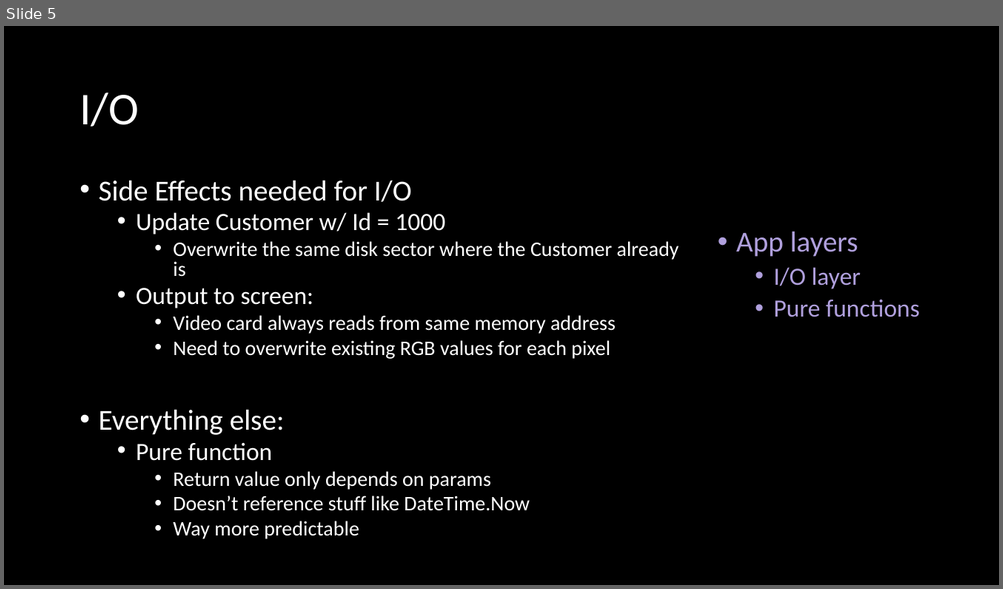
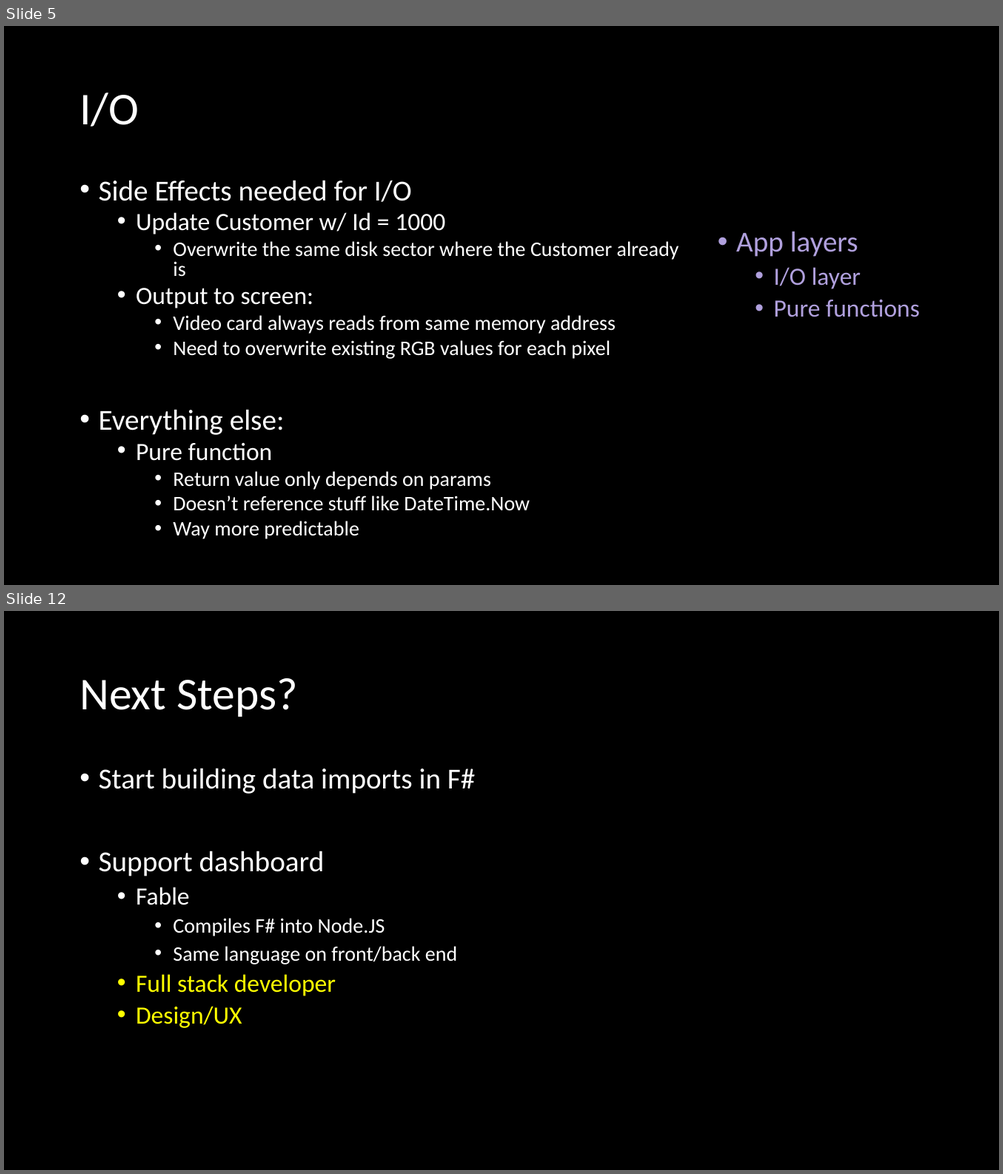
Before and after one commit to jaydpather/FSharpETLDemo, a slide deck: presentations/FSharpETLDemo.pptx. Shown one above the other, each under a label of ours: slide 5 before the commit, slides 5 and 12 after it; the slides between them are not shown. The pictures are 1003x589 and 1003x1174 pixels, drawn with LibreOffice and Linux fonts; fonts in the diff are those of the drawing. Boxes give left, top, right and bottom in pixels: in the first picture for what was removed or moved away, otherwise in the second. Text is boxed around its words. In the diff, an @@ line names an element or a change of style, - is before the commit and + after.

```diff
--- a/presentations/FSharpETLDemo.pptx
+++ b/presentations/FSharpETLDemo.pptx
@@ slide 12 added at box(4, 611, 999, 1170), background #000000 @@
@@ title added at box(79, 678, 298, 717), 44 pt, text #FFFFFF @@
+Next Steps?
@@ text added at box(99, 768, 475, 1028), 20 pt, text #FFFFFF @@
+• Start building data imports in F#
+• Support dashboard
+  • Fable
+    • Compiles F# into Node.JS
+    • Same language on front/back end
+  • Full stack developer
+  • Design/UX
```
Also in this commit, not shown: 5 slides changed, 2 other slides added, 13 other files.
